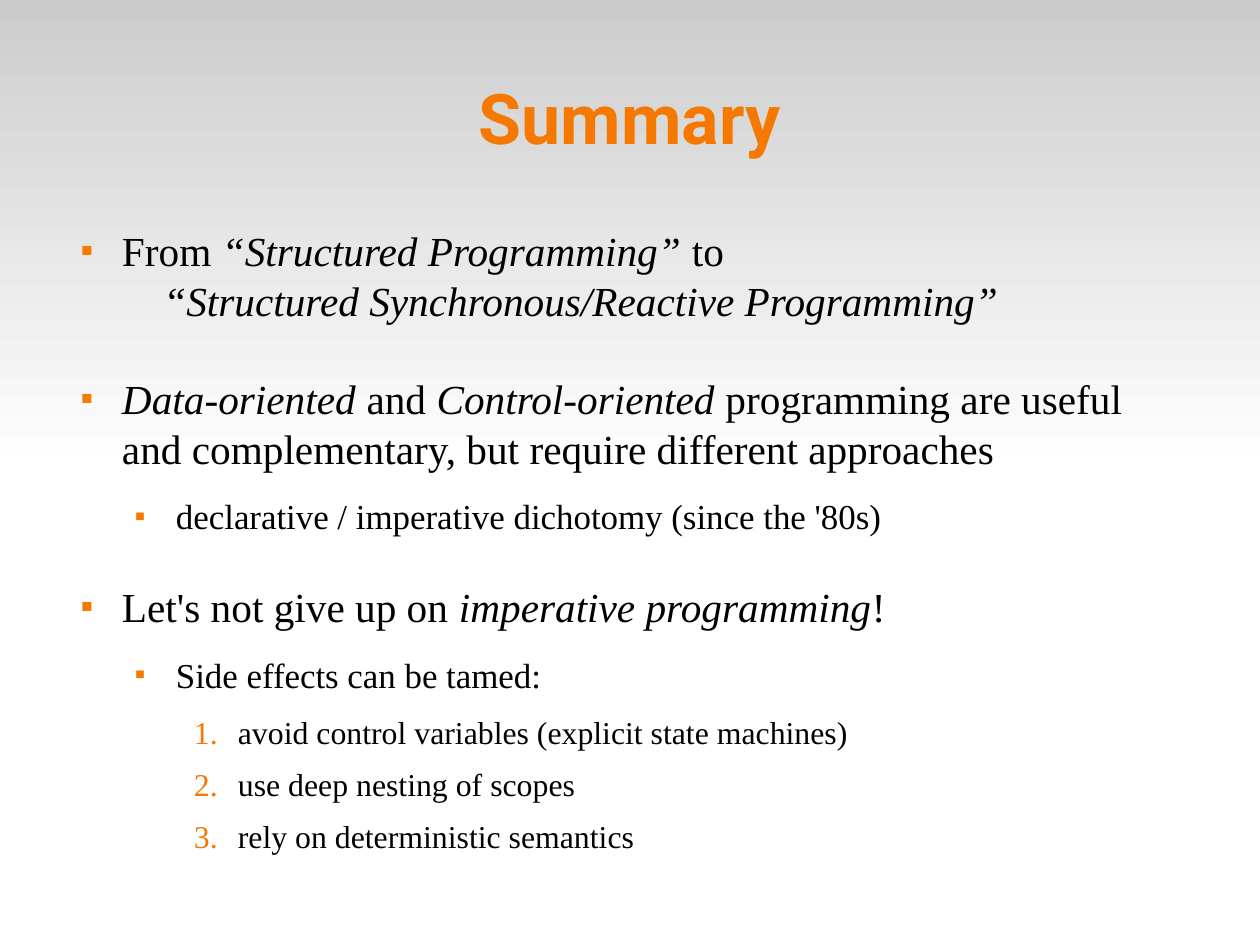
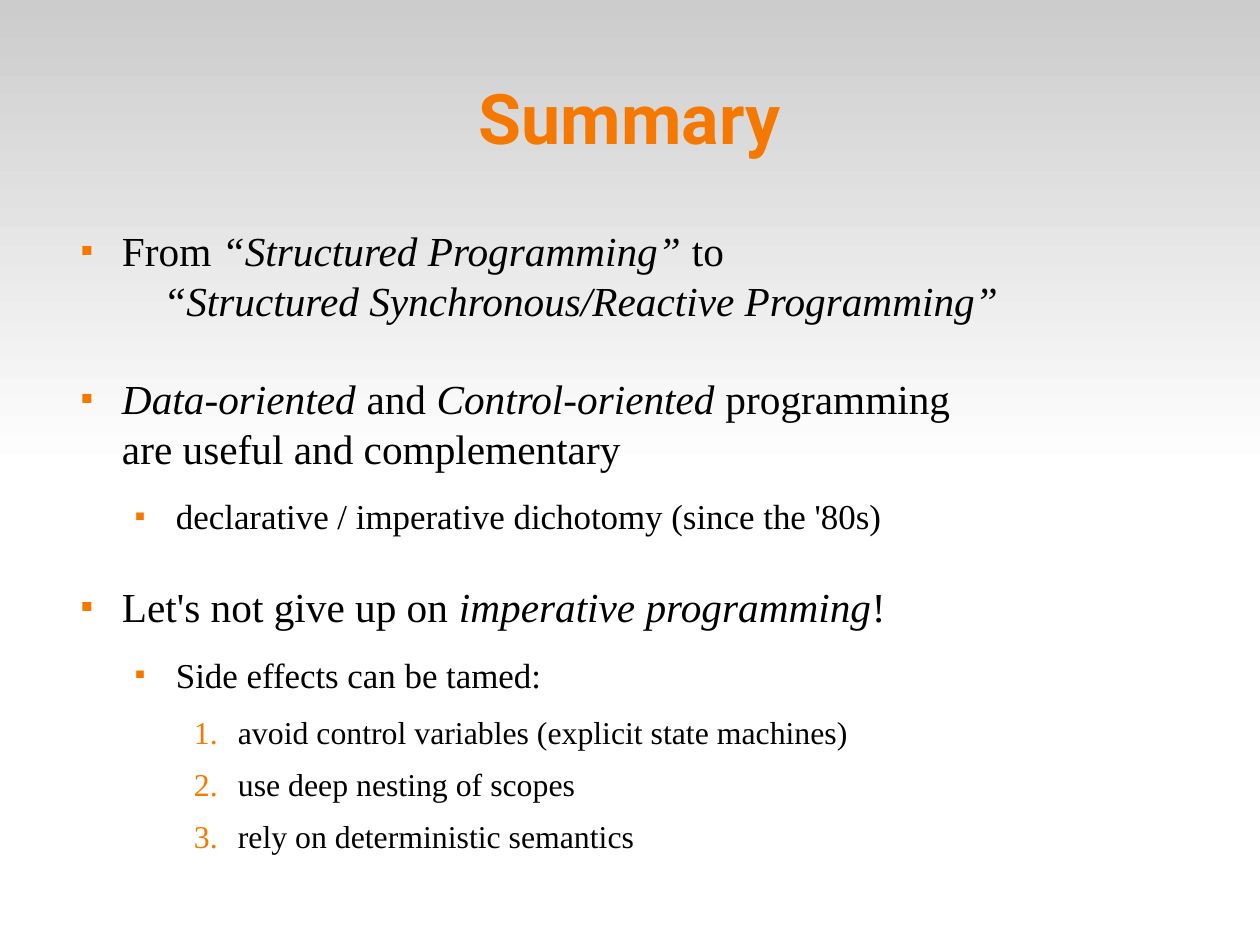
Before and after one commit to fsantanna-no/ceu-docs, a slide deck: slide 15 of ceu_curryon.odp. Drawn at 1260x945 pixels with LibreOffice and Linux fonts; fonts in the diff are those of the drawing. Boxes give left, top, right and bottom in pixels: in the first picture for what was removed or moved away, otherwise in the second. Text is boxed around its words. In the diff, an @@ line names an element or a change of style, - is before the commit and + after.

```diff
--- a/ceu_curryon.odp
+++ b/ceu_curryon.odp
@@ text at [122, 385, 950, 473]: text changed @@
-■ Data-oriented and Control-oriented programming are useful and complementary, but require different approaches
+■ Data-oriented and Control-oriented programming are useful and complementary
```
Also in this commit, not shown: 9 other slides changed.
